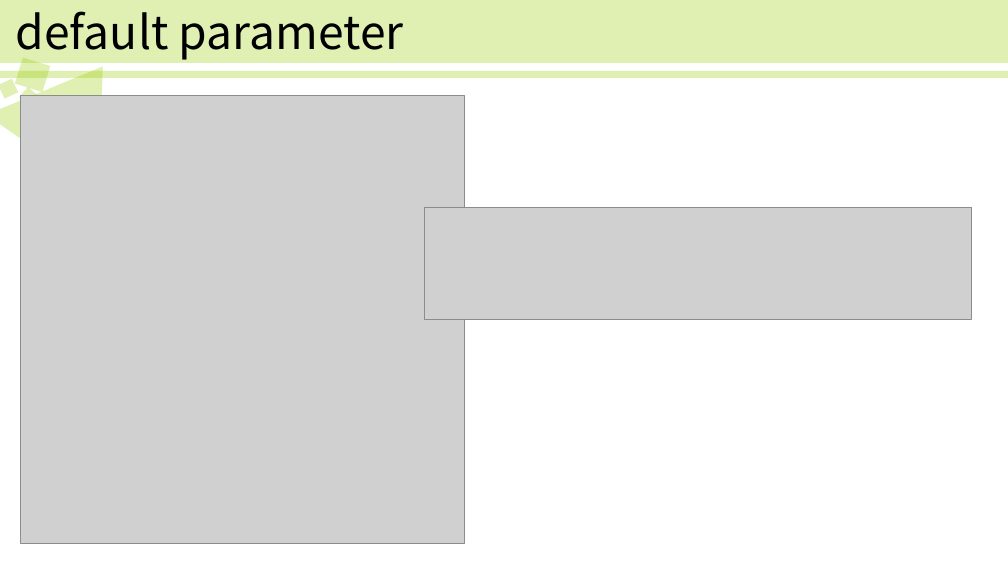
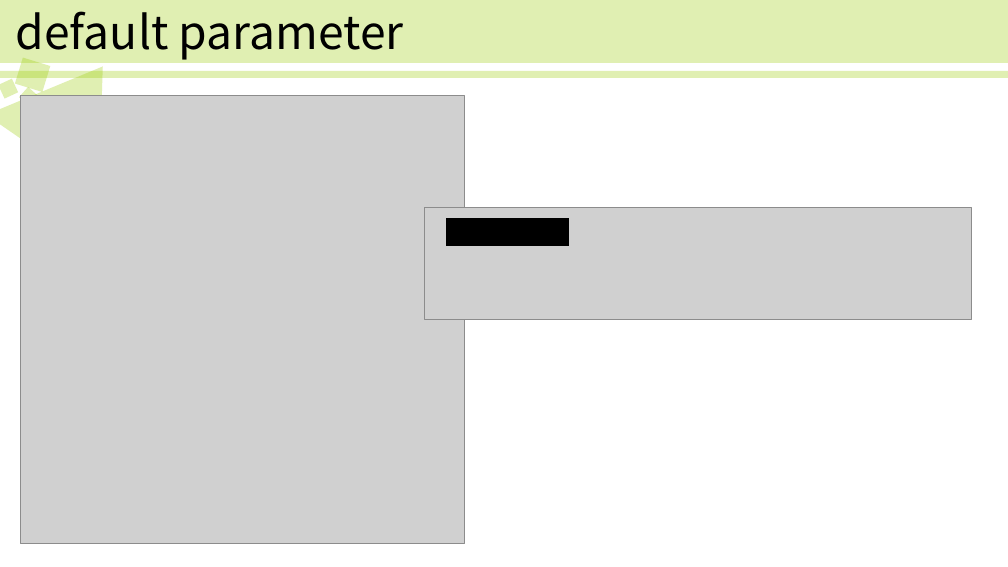
Before and after one commit to binson94/PCRC2019, a slide deck: slide 16 of winter/ppt/CPP Study Week 1.pptx. Drawn at 1008x567 pixels with LibreOffice and Linux fonts; fonts in the diff are those of the drawing; grey boxes stand for pictures. Boxes give left, top, right and bottom in pixels: in the first picture for what was removed or moved away, otherwise in the second. Text is boxed around its words. In the diff, an @@ line names an element or a change of style, - is before the commit and + after.

```diff
--- a/winter/ppt/CPP Study Week 1.pptx
+++ b/winter/ppt/CPP Study Week 1.pptx
@@ rectangle added at bbox=[446, 219, 568, 246], fill #000000, outline #000000 1 pt @@
```
Also in this commit, not shown: 2 other slides changed, 1 other file.
